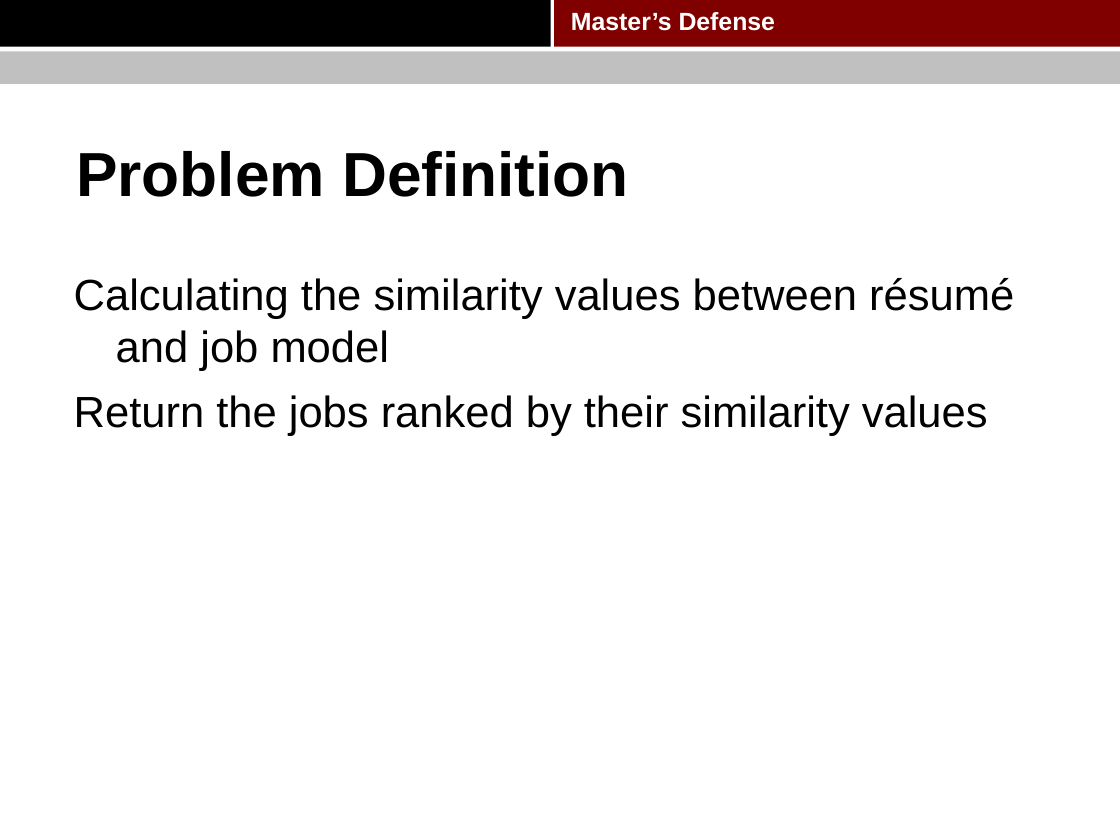
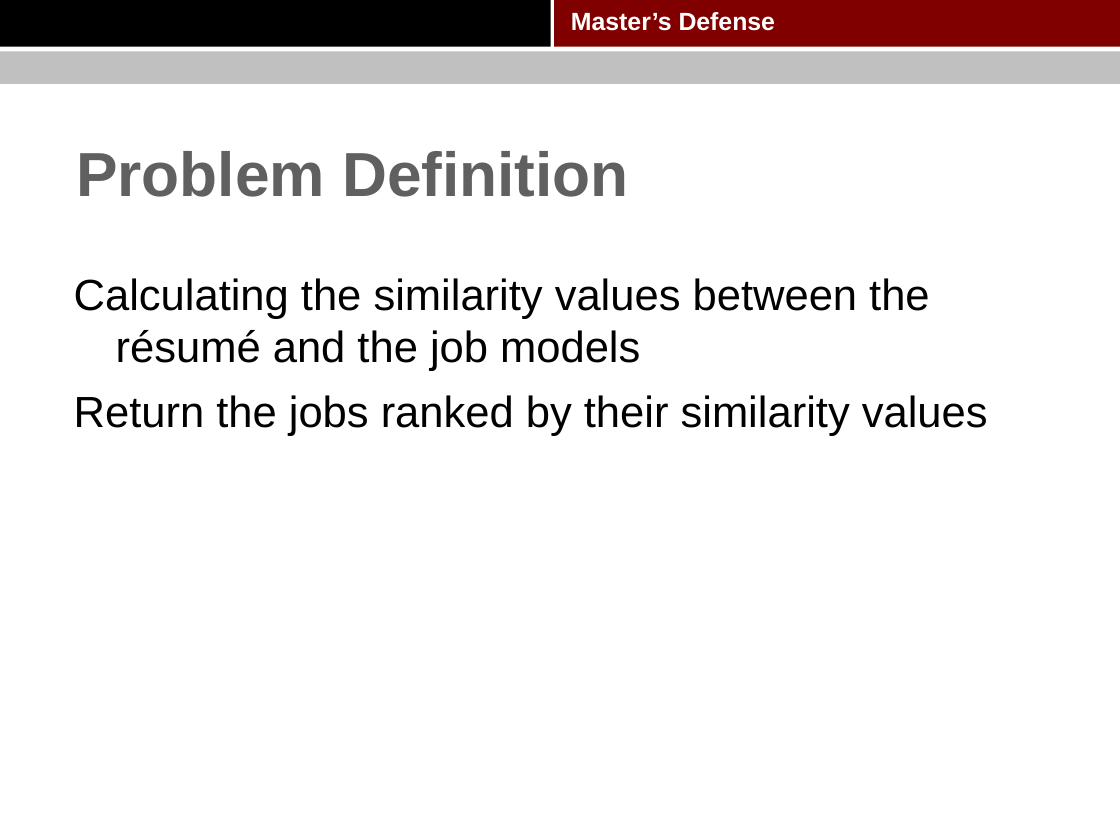
Before and after one commit to pkushiqiang/thesis, a slide deck: slide 20 of media/Master's thesis.pptx (slide 19 before the commit). Drawn at 1120x840 pixels with LibreOffice and Linux fonts; fonts in the diff are those of the drawing; background and template pictures are left out. Boxes give left, top, right and bottom in pixels: in the first picture for what was removed or moved away, otherwise in the second. Text is boxed around its words. In the diff, an @@ line names an element or a change of style, - is before the commit and + after.

```diff
--- a/media/Master's thesis.pptx
+++ b/media/Master's thesis.pptx
@@ title "Problem Definition" at bbox=[76, 151, 628, 197]: text colour #000000 to #606060 @@
@@ text at bbox=[74, 278, 929, 371]: text changed @@
-Calculating the similarity values between résumé and job model
+Calculating the similarity values between the résumé and the job models
```
Also in this commit, not shown: 68 other slides changed, 3 slides added.
